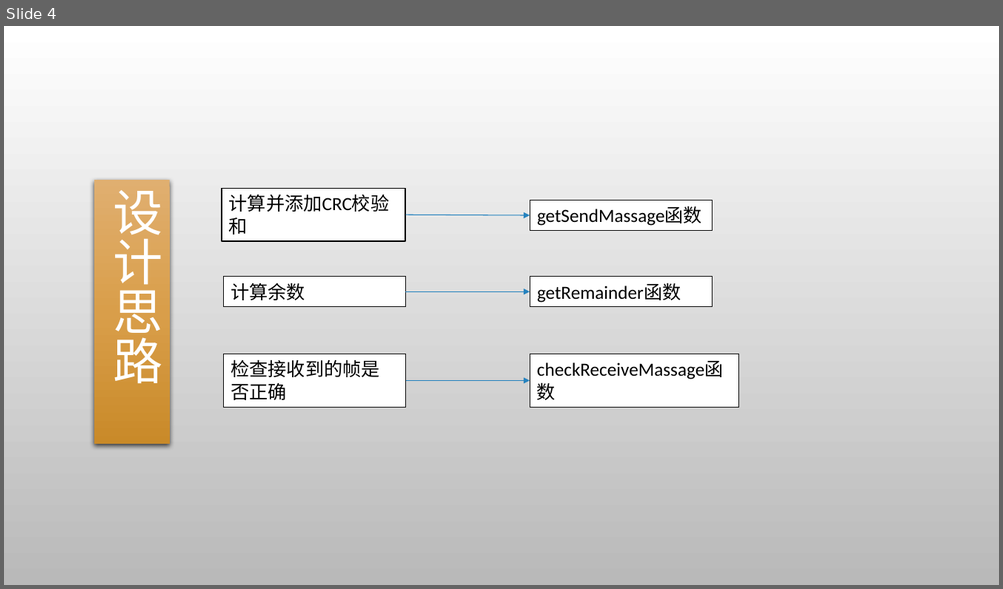
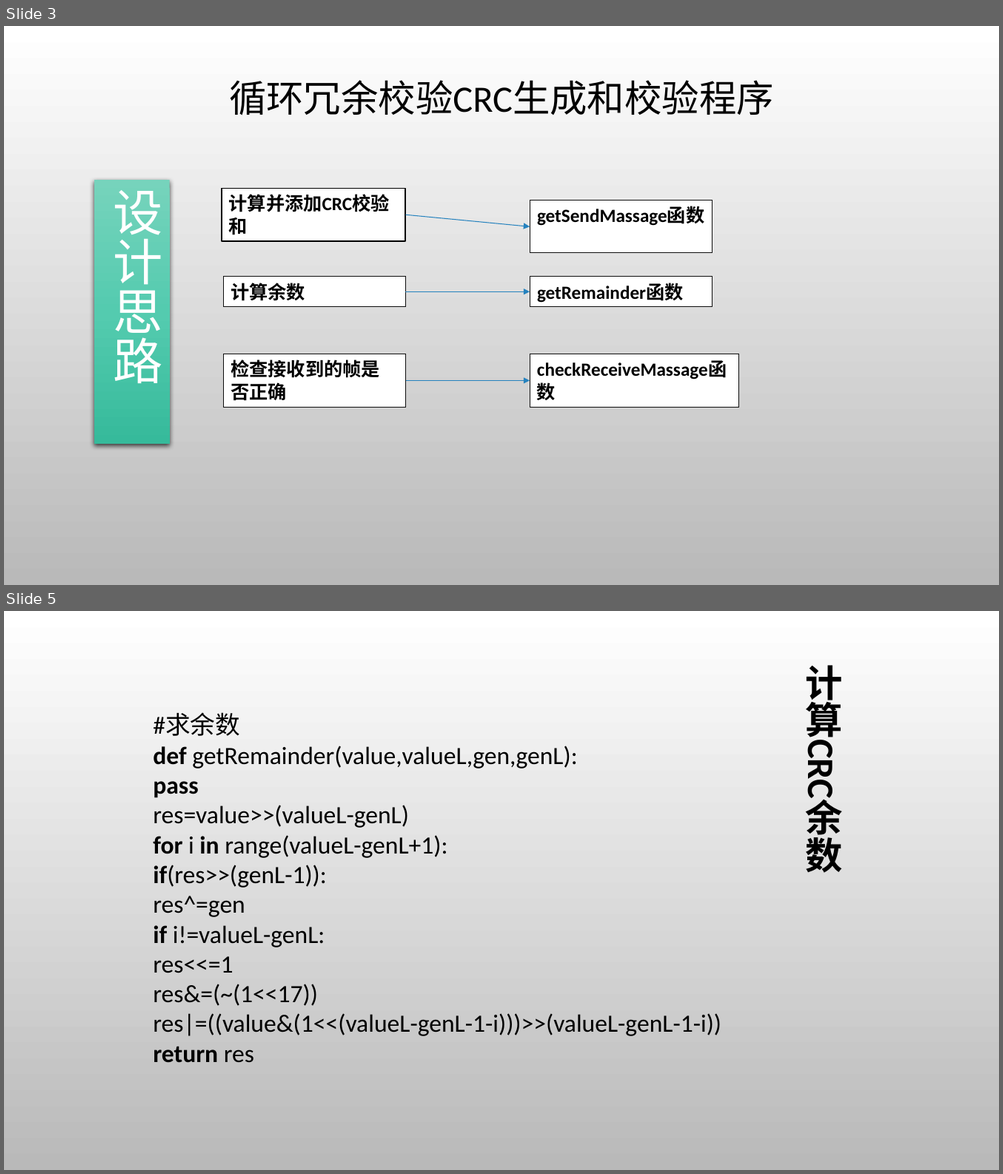
Before and after one commit to gcrth/computer_network, a slide deck: chapter3/ppt/ppt-chapter3.pptx. Shown one above the other, each under a label of ours: slide 4 before the commit, slides 3 and 5 after it; the slides between them are not shown. The pictures are 1003x589 and 1003x1174 pixels, drawn with LibreOffice and Linux fonts; fonts in the diff are those of the drawing; background and template pictures are left out. Boxes give left, top, right and bottom in pixels: in the first picture for what was removed or moved away, otherwise in the second. Text is boxed around its words. In the diff, an @@ line names an element or a change of style, - is before the commit and + after.

```diff
--- a/chapter3/ppt/ppt-chapter3.pptx
+++ b/chapter3/ppt/ppt-chapter3.pptx
@@ slide 5 added at [4, 611, 999, 1170], background picture (left out) @@
@@ title added at [805, 665, 842, 744], 36 pt, text #000000, bold @@
+计算CRC余数
@@ text added at [153, 714, 721, 1063], 24 pt, text #000000 @@
+#求余数
+def getRemainder(value,valueL,gen,genL):
+pass
+res=value>>(valueL-genL)
+for i in range(valueL-genL+1):
+if(res>>(genL-1)):
+res^=gen
+if i!=valueL-genL:
+res<<=1
+res&=(~(1<<17))
+res|=((value&(1<<(valueL-genL-1-i)))>>(valueL-genL-1-i))
+return res
@@ what was slide 4 is now slide 3 @@
@@ slide 3 changed as well @@
@@ text added at [229, 80, 774, 115], 36 pt, text #000000 @@
+循环冗余校验CRC生成和校验程序
@@ rectangle "设计思路" at [94, 180, 170, 444]: fill gradient #E0B071 to #DA9F4B to #C98A29 to gradient #77D4BC to #54CBAF to #36BA9C @@
@@ bold on in 6 elements at [221, 189, 405, 241], [529, 277, 711, 306], [223, 277, 405, 306], [223, 355, 405, 407], [529, 355, 738, 407], [529, 201, 711, 254] @@
@@ rectangle "getSendMassage函数": place and size @@
-rectangle "getSendMassage函数" at [529, 201, 711, 230]
+rectangle "getSendMassage函数" at [529, 201, 711, 254]
@@ arrow moved from (405, 215) - (529, 215) to (405, 215) - (529, 227) @@
```
Also in this commit, not shown: 2 other slides changed, 28 other slides added, 2 slides removed.
